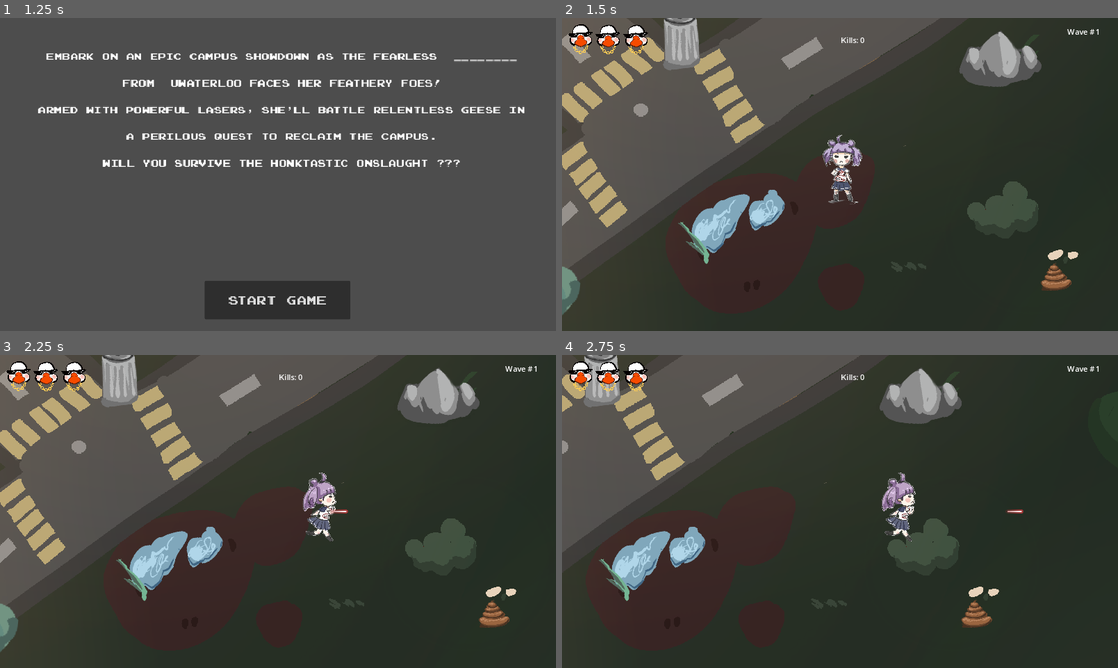
Above: before the commit, frames 1-4 (two rows, left to right).
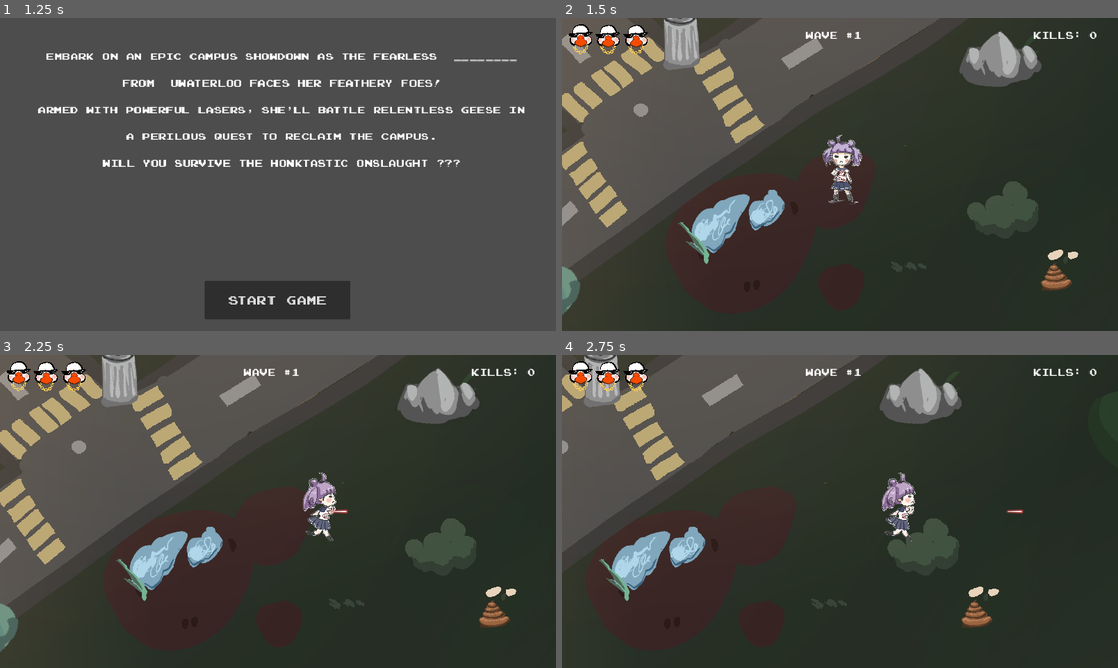
Above: after the commit, the same moments.

Repository: RiadMefti/hackaton-game
Game: Godot game, scene res://GameMenu/menu.tscn
Same seed, same stepped clock (60 frames per second), same inputs: the game is played once before the commit and once after it.
Inputs:
- Up to frame 1 (1.25 s): click "Play" at 0.5 s
- Up to frame 2 (1.5 s): click "Start game" at 1.25 s
- Up to frame 3 (2.25 s): tap Enter (ui_accept) at 2 s; hold D (move_right) from 2.03 s (still down); tap Space (shoot) at 2.1 s
- Up to frame 4 (2.75 s): keep holding D (move_right); tap Enter (ui_accept) at 2.27 s

Frame 1 is identical in both runs. In frame 2, 0.3% of the frame differs, in the area x 43-97%, y 3-8%; in frame 3, 0.3%; in frame 4, 0.3%.

Commit message:
kill count and waves title

Diff:
--- a/canvas_layer.tscn
+++ b/canvas_layer.tscn
@@ -1,7 +1,8 @@
-[gd_scene load_steps=3 format=3 uid="uid://d0ymjt5orgv45"]
+[gd_scene load_steps=4 format=3 uid="uid://d0ymjt5orgv45"]
 
 [ext_resource type="Texture2D" uid="uid://coc7ldg2umgo7" path="res://assets/health.png" id="1_6xkhh"]
 [ext_resource type="Texture2D" uid="uid://dssqe84acmg3j" path="res://assets/dead.png" id="2_xwyhg"]
+[ext_resource type="FontFile" uid="uid://di7g3lbon2hqf" path="res://GameMenu/joystix monospace.otf" id="3_vukxm"]
 
 [node name="CanvasLayer" type="CanvasLayer"]
 
@@ -39,15 +40,19 @@
 texture = ExtResource("2_xwyhg")
 
 [node name="Label" type="Label" parent="."]
-offset_left = 1047.0
-offset_top = 9.0
-offset_right = 1132.0
-offset_bottom = 49.0
+offset_left = 504.0
+offset_top = 16.0
+offset_right = 589.0
+offset_bottom = 56.0
+theme_override_fonts/font = ExtResource("3_vukxm")
+theme_override_font_sizes/font_size = 20
 vertical_alignment = 1
 
 [node name="Label2" type="Label" parent="."]
-offset_left = 578.0
-offset_top = 27.0
-offset_right = 663.0
-offset_bottom = 67.0
+offset_left = 976.0
+offset_top = 16.0
+offset_right = 1061.0
+offset_bottom = 56.0
+theme_override_fonts/font = ExtResource("3_vukxm")
+theme_override_font_sizes/font_size = 20
 vertical_alignment = 1
Not shown: 1 places in scenes/level.tscn that only renumber resources
